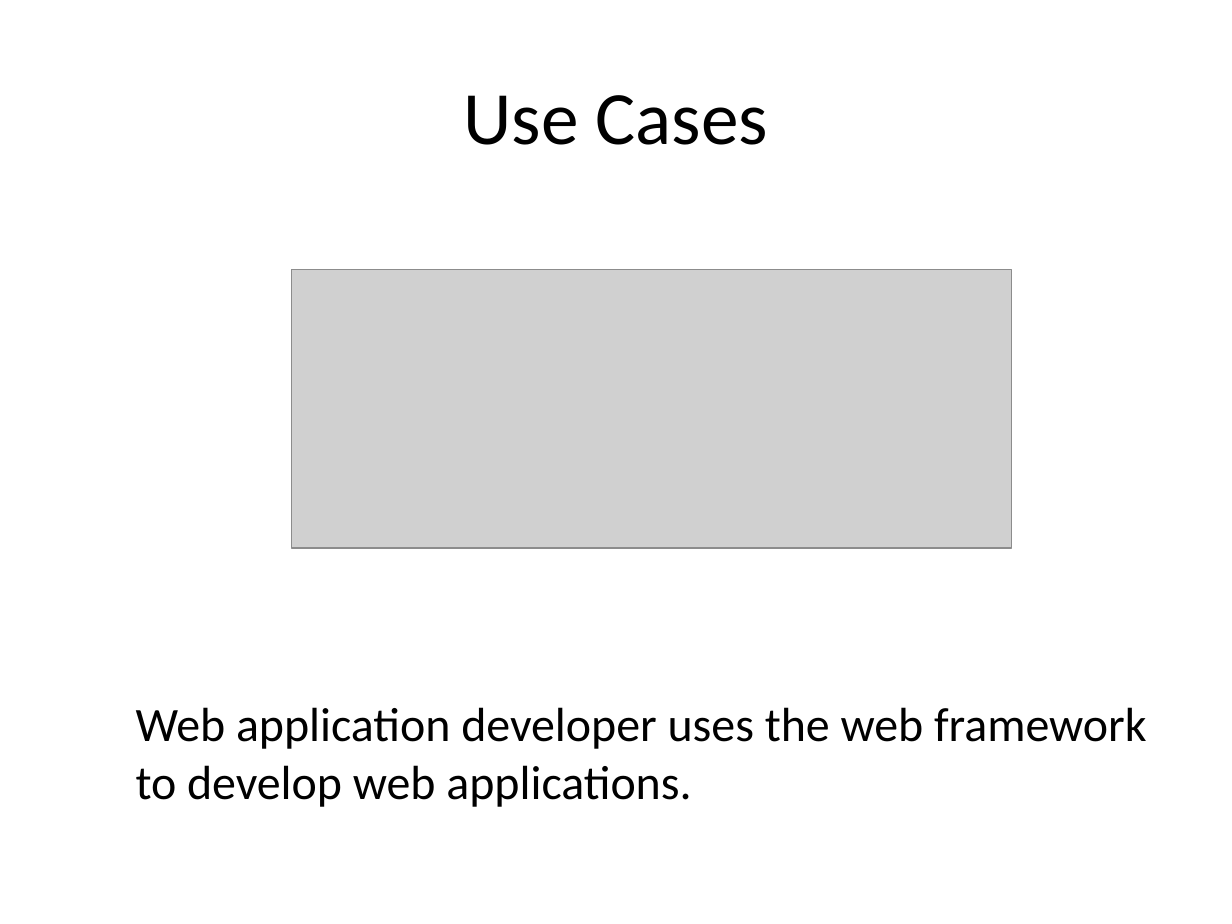
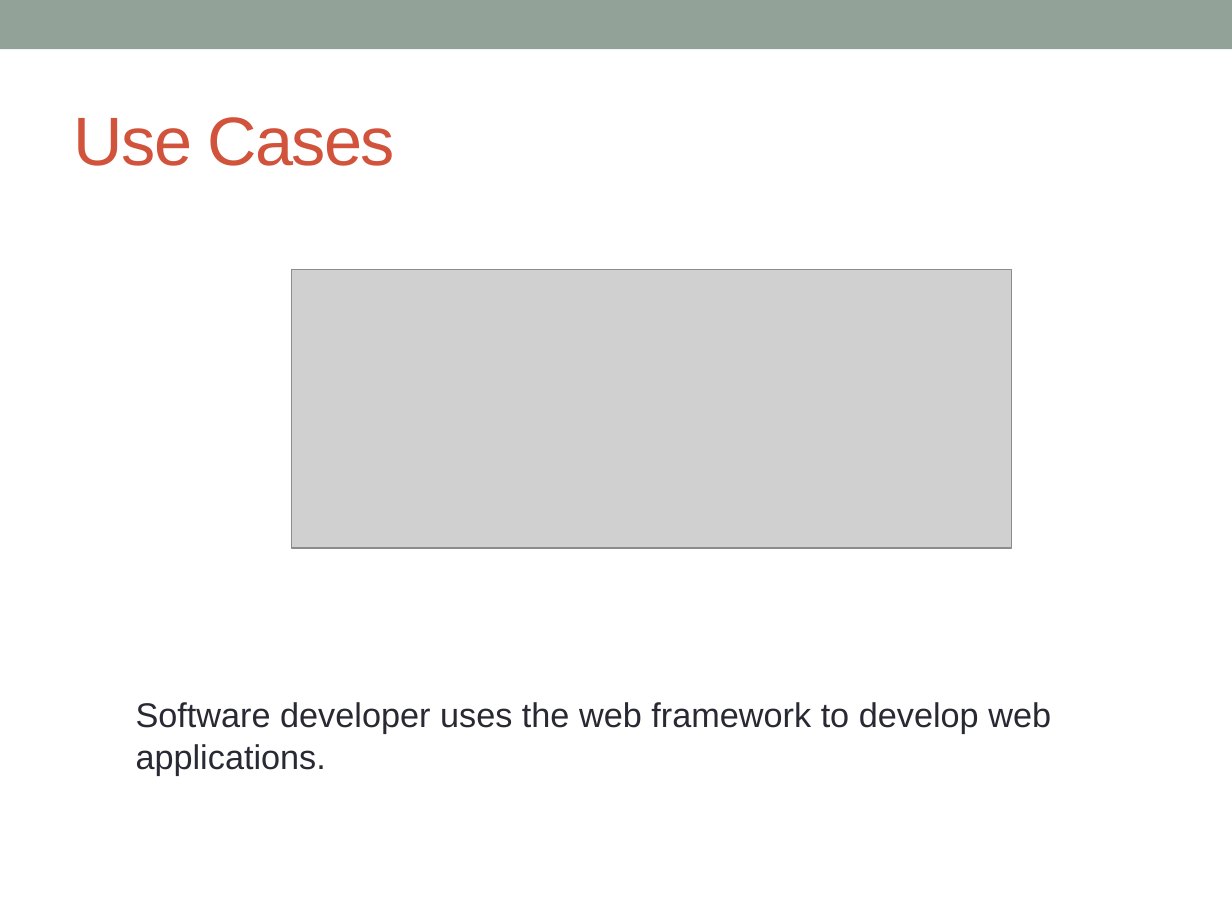
Before and after one commit to nodemvc/node-mvc, a slide deck: slide 4 of Documents/nodeMvcPresentation.pptx. Drawn at 1232x924 pixels with LibreOffice and Linux fonts; fonts in the diff are those of the drawing; grey boxes stand for pictures. Boxes give left, top, right and bottom in pixels: in the first picture for what was removed or moved away, otherwise in the second. Text is boxed around its words. In the diff, an @@ line names an element or a change of style, - is before the commit and + after.

```diff
--- a/Documents/nodeMvcPresentation.pptx
+++ b/Documents/nodeMvcPresentation.pptx
@@ rectangle added at (x1=0, y1=0, x2=1232, y2=49), fill #93A299 @@
@@ title "Use Cases" moved from (x1=463, y1=95, x2=768, y2=145) to (x1=74, y1=117, x2=395, y2=166) @@
@@ title "Use Cases" at (x1=74, y1=117, x2=395, y2=166): size 44 to 40 pt, font Calibri to Arial, text colour #000000 to #D2533C, letter spacing 0 to -1 pt; alignment centre to left @@
@@ text at (x1=136, y1=702, x2=1051, y2=775): text changed; size 28 to 20 pt; font Calibri to Arial; text colour #000000 to #292934 @@
-  Web application developer uses the web framework to develop web applications.
+  Software developer uses the web framework to develop web applications.
```
Also in this commit, not shown: 7 other slides changed, 6 slides added, 4 slides removed.
